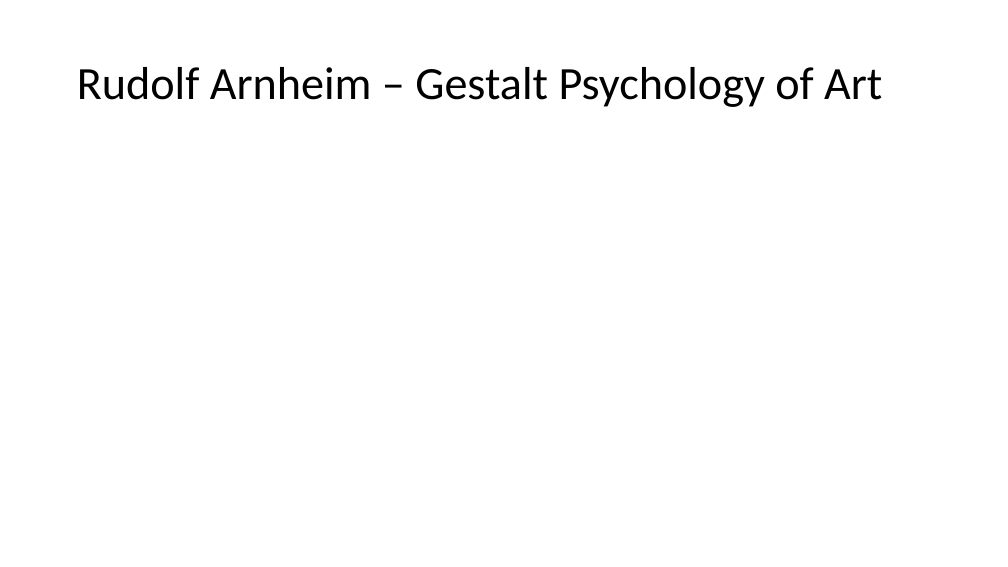
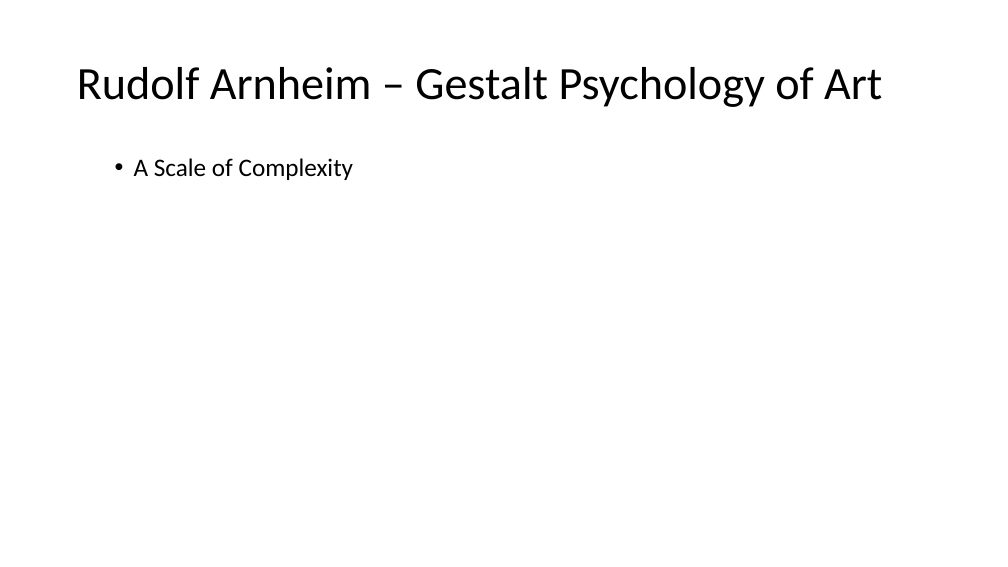
Before and after one commit to PatriciaXiao/Conclusion, a slide deck: slide 16 of Conclusion.pptx. Drawn at 1008x567 pixels with LibreOffice and Linux fonts; fonts in the diff are those of the drawing. Boxes give left, top, right and bottom in pixels: in the first picture for what was removed or moved away, otherwise in the second. Text is boxed around its words. In the diff, an @@ line names an element or a change of style, - is before the commit and + after.

```diff
--- a/Conclusion.pptx
+++ b/Conclusion.pptx
@@ text added at [134,158,354,180], 24 pt, text #000000 @@
+  • A Scale of Complexity
```
Also in this commit, not shown: 1 other slide changed, 1 other file.
